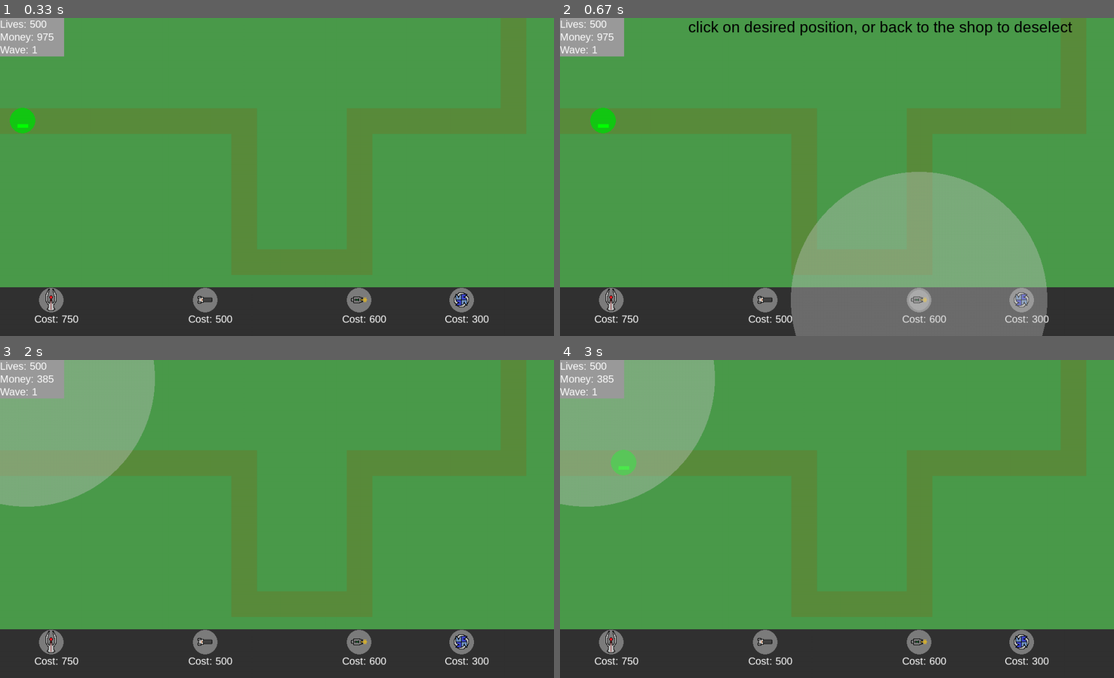
Above: before the commit, frames 1-4 (two rows, left to right).
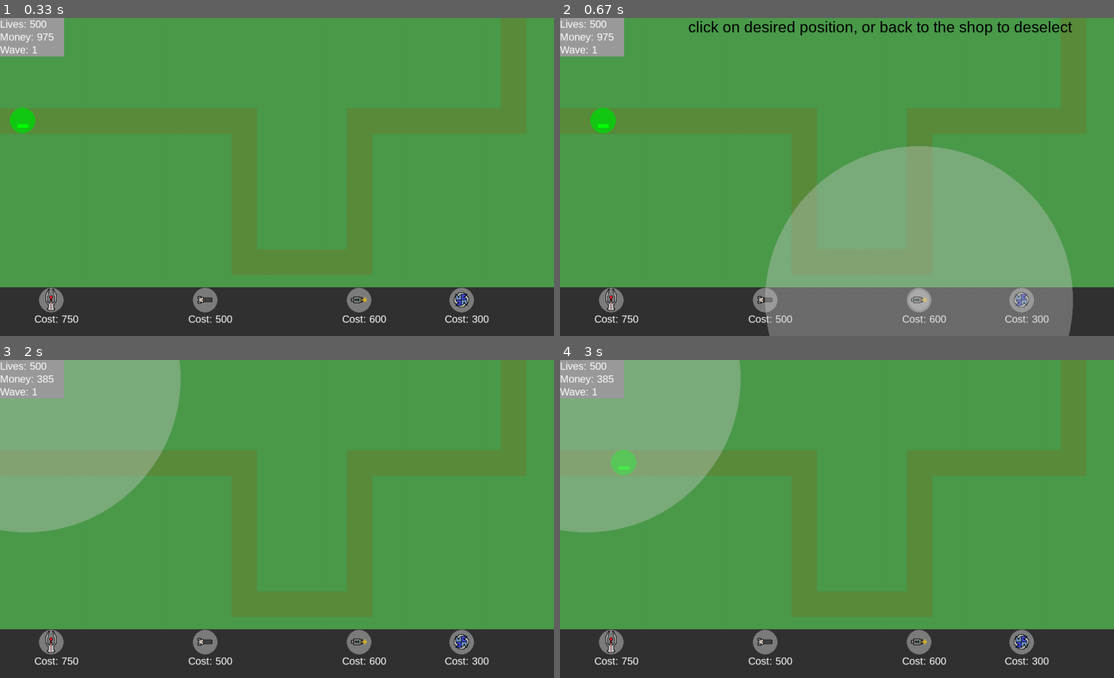
Above: after the commit, the same moments.

Repository: rhit-catapult/pygameproject-team0
Game: pygame game, started from project.py
Two runs of this game, one before a commit and one after it. Both use one fixed random seed, a clock stepped at 60 frames per second and the inputs below.
Inputs (mouse positions are in pixels of both pictures, inside the frame that each line leads up to):
- Up to frame 1 (0.33 s): no input
- Up to frame 2 (0.67 s): click (920, 301) at 0.38 s
- Up to frame 3 (2 s): click "Money: 975" at 0.72 s; click (454, 509) at 1.05 s; click "Money: 385" at 1.88 s
- Up to frame 4 (3 s): click (1041, 630) at 2.22 s; click "Money: 385" at 2.88 s

Frame 1 is identical in both runs. In frame 2, 7.5% of the frame differs, in the area x 37-93%, y 40-100%; in frame 3, 3.9%; in frame 4, 3.9%.

Commit message:
WIN SCREEN

Diff:
--- a/project.py
+++ b/project.py
@@ -349,7 +349,7 @@
         clickposx,clickposy = pygame.mouse.get_pos()
         if  hitbox.collidepoint(clickposx,clickposy):
             surface = pygame.Surface((600, 600), pygame.SRCALPHA)
-            pygame.draw.circle(surface, (200, 200, 200, 100), (300, 300), 250)
+            pygame.draw.circle(surface, (200, 200, 200, 100), (300, 300), 300)
             self.screen.blit(surface,(self.x-300,self.y-300))
 
 class staticTurret:
@@ -826,6 +826,15 @@
 
         if lives <= 0:
             break
+        if waves>20:
+            daFont = pygame.font.SysFont("Arial",50)
+            text = daFont.render("CONGRATULATIONS, VICTORY IS YOURS",True,(225,225,225))
+            pygame.draw.rect(screen, (25, 25, 25), (540-text.get_width()/2-5, 300-text.get_height()/2-5, text.get_width()+10, text.get_height()+10))
+            screen.blit(text,(540-text.get_width()/2,300-text.get_height()/2))
+#        if key[pygame.K_UP]:
+#            waves =21
+#            enemies_left = 0
+
 
         UI.draw(lives,money,waves)
         if event.type == pygame.MOUSEBUTTONDOWN:
@@ -955,9 +964,8 @@
             screen.blit(image3, (x - image3.get_width() / 2, y - image3.get_height() / 2))
             screen.blit(text, (250, 0))
             surface = pygame.Surface((600, 600), pygame.SRCALPHA)
-            pygame.draw.circle(surface, (200, 200, 200, 100), (300, 300), 250)
+            pygame.draw.circle(surface, (200, 200, 200, 100), (300, 300), 300)
             screen.blit(surface, (x - 300, y - 300))
-
             a = 0
             mouseDown = updateMouse()
             if mouseDown and buffer <= time.time():
